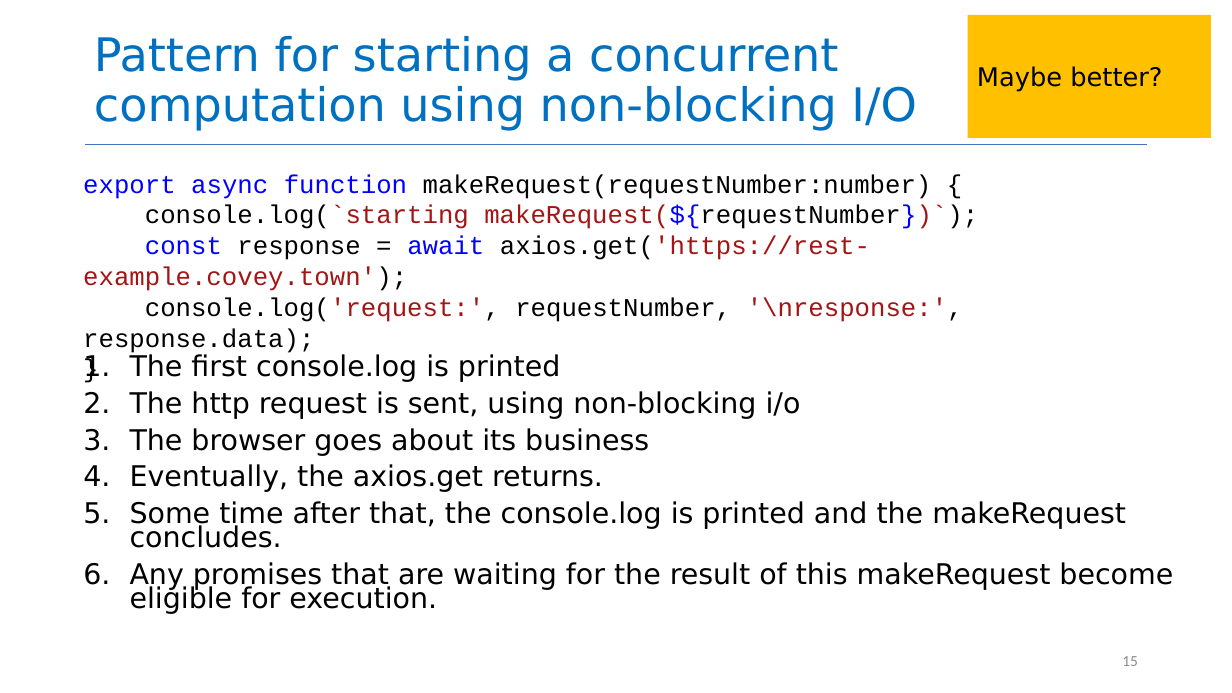
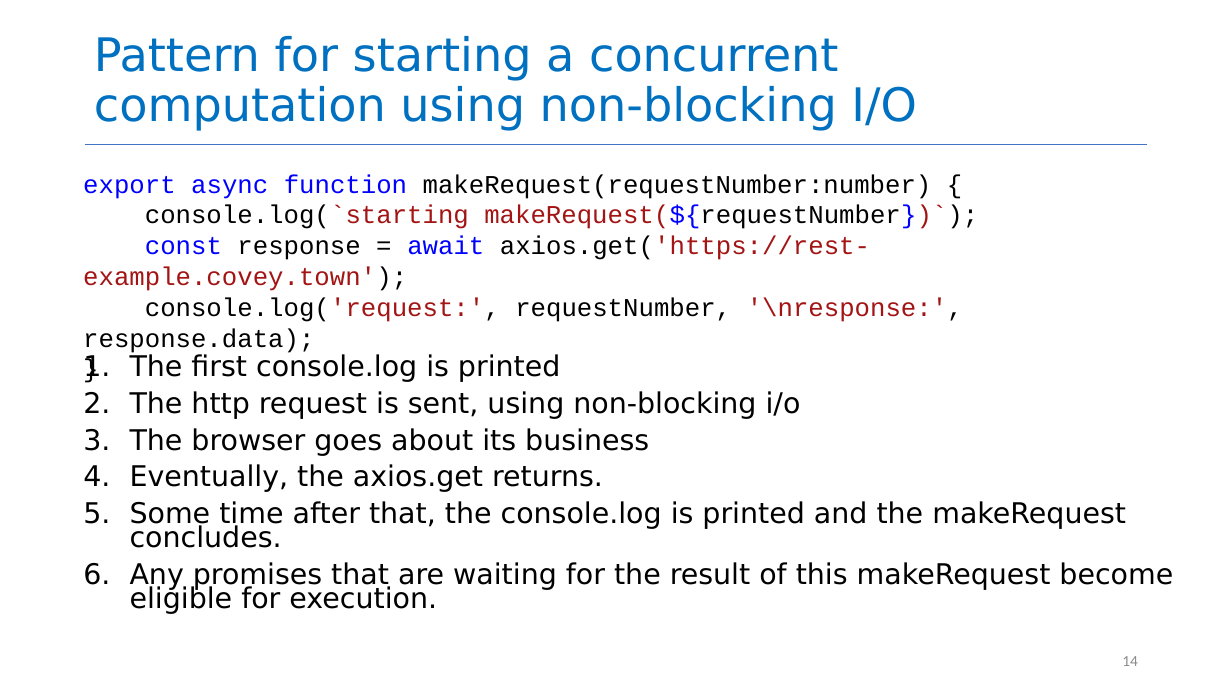
Before and after one commit to yashburshe/CS4530-Fall-2025, a slide deck: slide 14 of Slides/Module 06 Concurrency Patterns in Typescript.pptx (slide 15 before the commit). Drawn at 1232x693 pixels with LibreOffice and Linux fonts; fonts in the diff are those of the drawing. Boxes give left, top, right and bottom in pixels: in the first picture for what was removed or moved away, otherwise in the second. Text is boxed around its words. In the diff, an @@ line names an element or a change of style, - is before the commit and + after.

```diff
--- a/Slides/Module 06 Concurrency Patterns in Typescript.pptx
+++ b/Slides/Module 06 Concurrency Patterns in Typescript.pptx
@@ rectangle removed at [968, 15, 1211, 138] @@
-Maybe better?
@@ page number at [1122, 656, 1138, 666]: text changed @@
-15
+14
```
Also in this commit, not shown: 11 other slides changed, 1 slide removed, 6 other files.
